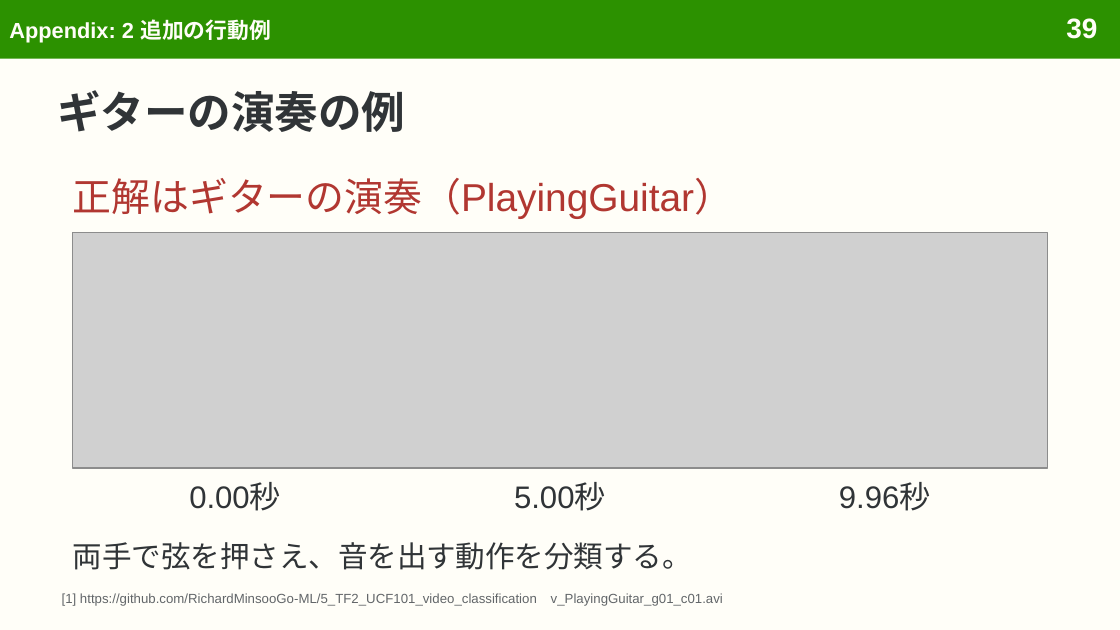
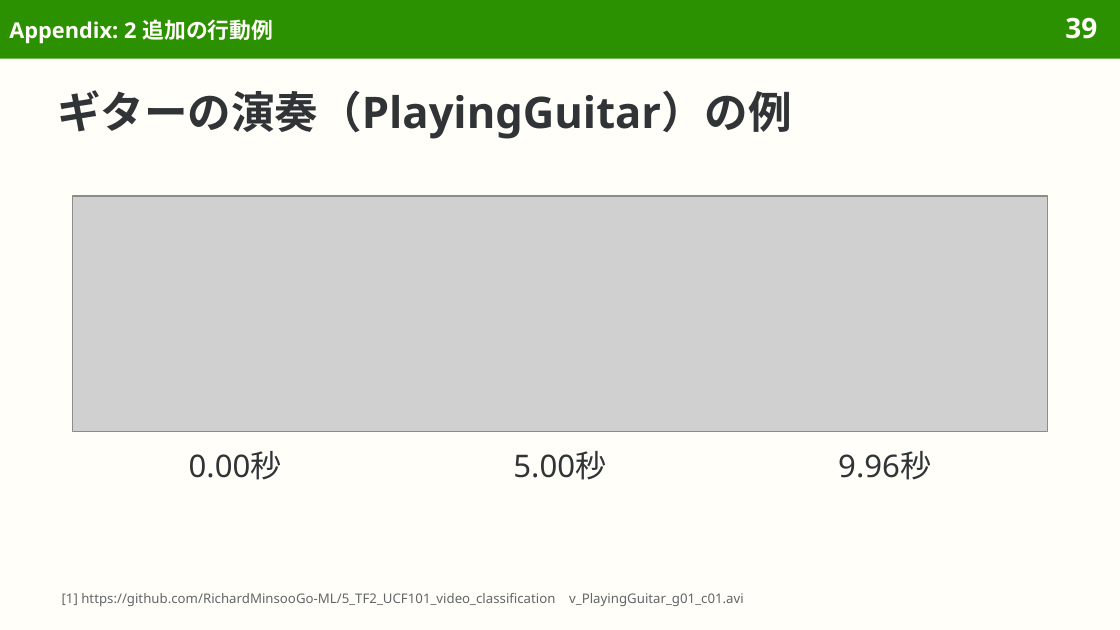
Before and after one commit to sasakiy84/datasets-in-10-minutes, a slide deck: slide 39 of slides/datasets-in-10-minutes-ucf101.pptx. Drawn at 1120x630 pixels with LibreOffice and Linux fonts; fonts in the diff are those of the drawing; grey boxes stand for pictures. Boxes give left, top, right and bottom in pixels: in the first picture for what was removed or moved away, otherwise in the second. Text is boxed around its words. In the diff, an @@ line names an element or a change of style, - is before the commit and + after.

```diff
--- a/slides/datasets-in-10-minutes-ucf101.pptx
+++ b/slides/datasets-in-10-minutes-ucf101.pptx
@@ font Arial to Noto Sans in 6 elements at bbox=[9, 19, 273, 44], bbox=[62, 593, 744, 606], bbox=[189, 451, 282, 480], bbox=[513, 451, 606, 480], bbox=[838, 451, 931, 480], bbox=[1065, 17, 1097, 39] @@
@@ title at bbox=[57, 90, 791, 139]: text changed; font Arial to Noto Sans @@
-ギターの演奏の例
+ギターの演奏（PlayingGuitar）の例
@@ text removed at bbox=[73, 178, 733, 219] @@
-正解はギターの演奏（PlayingGuitar）
@@ picture: place and size @@
-picture at bbox=[73, 233, 1047, 468]
+picture at bbox=[73, 196, 1047, 431]
@@ 3 texts: place and size @@
-3 texts at bbox=[189, 483, 931, 511]
+3 texts at bbox=[189, 451, 931, 480]
@@ text removed at bbox=[73, 542, 692, 570] @@
-両手で弦を押さえ、音を出す動作を分類する。
```
Also in this commit, not shown: 63 other slides changed, 1 slide removed, 10 other files.
